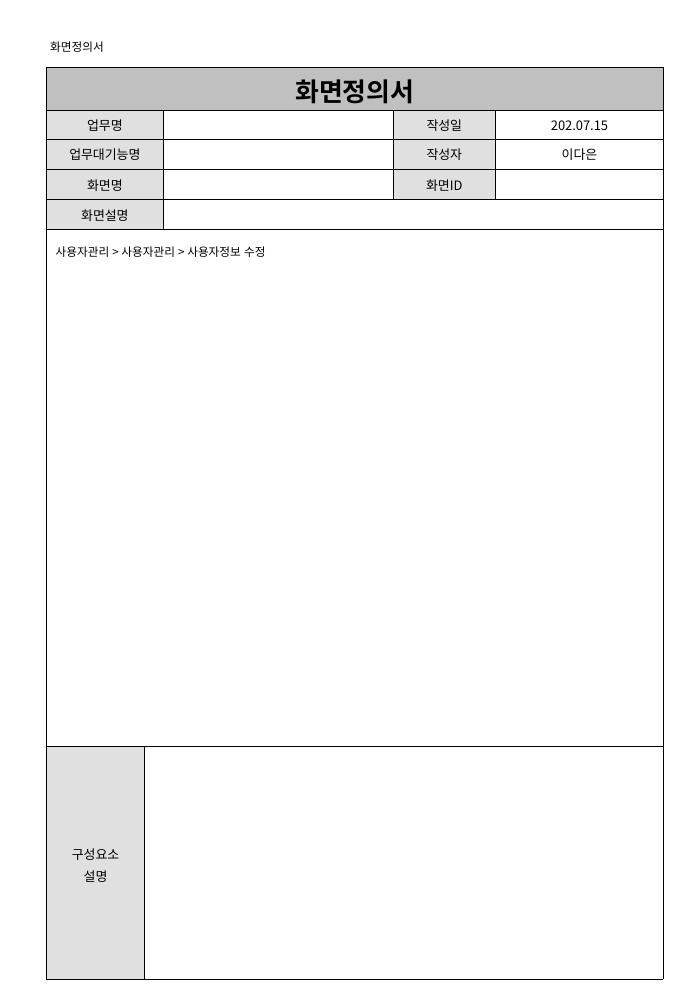
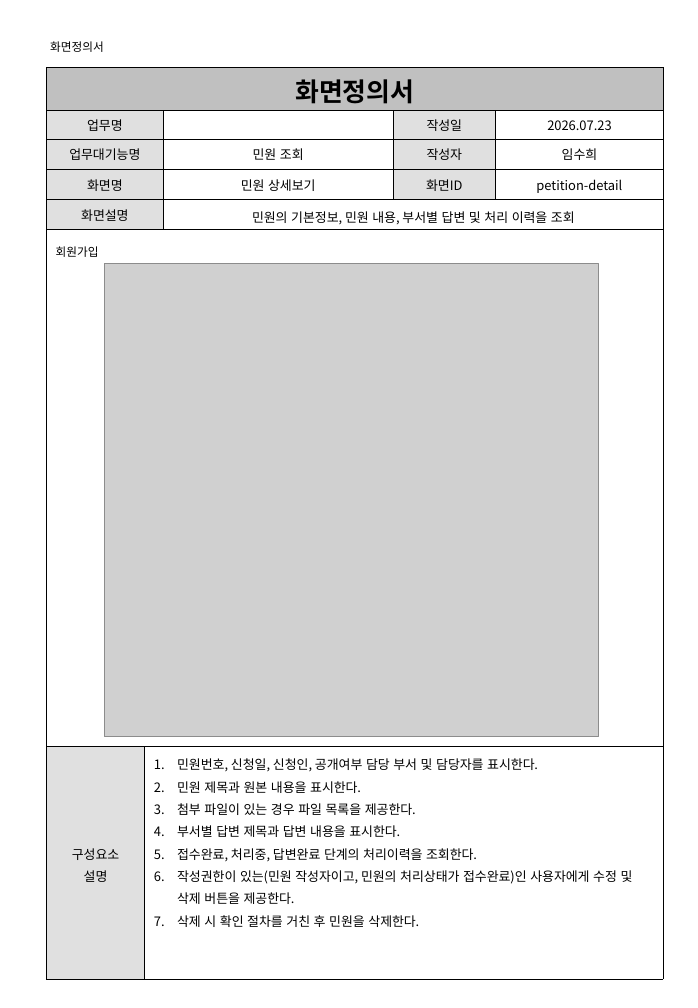
Before and after one commit to shintra0070-commits/PROJECT, a slide deck: slide 6 of 민원 업무 자동화 플랫폼/PROJECT/산출물/03_화면정의서.ppt (slide 18 before the commit). Drawn at 698x1008 pixels with LibreOffice and Linux fonts; fonts in the diff are those of the drawing; grey boxes stand for pictures. Boxes give left, top, right and bottom in pixels: in the first picture for what was removed or moved away, otherwise in the second. Text is boxed around its words. In the diff, an @@ line names an element or a change of style, - is before the commit and + after.

Commit message:
민원 업무 자동화 플랫폼

```diff
--- a/민원 업무 자동화 플랫폼/PROJECT/산출물/03_화면정의서.ppt
+++ b/민원 업무 자동화 플랫폼/PROJECT/산출물/03_화면정의서.ppt
@@ table at bbox=[47, 67, 664, 979] @@
-row 2, column 5: 202.07.15
+row 2, column 5: 2026.07.23
-row 3, column 3: 
+row 3, column 3: 민원 조회
-row 3, column 5: 이다은
+row 3, column 5: 임수희
-row 4, column 3: 
+row 4, column 3: 민원 상세보기
-row 4, column 5: 
+row 4, column 5: petition-detail
-row 5, column 3: 
+row 5, column 3: 민원의 기본정보, 민원 내용, 부서별 답변 및 처리 이력을 조회
-row 7, column 2: 
+row 7, column 2: 민원번호, 신청일, 신청인, 공개여부 담당 부서 및 담당자를 표시한다. / 민원 제목과 원본 내용을 표시한다. / 첨부 파일이 있는 경우 파일 목록을 제공한다. / 부서별 답변 제목과 답변 내용을 표시한다. / 접수완료, 처리중, 답변완료 단계의 처리이력을 조회한다. / 작성권한이 있는(민원 작성자이고, 민원의 처리상태가 접수완료)인 사용자에게 수정 및 삭제 버튼을 제공한다. / 삭제 시 확인 절차를 거친 후 민원을 삭제한다.
@@ text at bbox=[56, 246, 99, 257]: text changed @@
-사용자관리 > 사용자관리 > 사용자정보 수정
+회원가입
@@ picture added at bbox=[104, 263, 598, 737] @@
```
Also in this commit, not shown: 17 other slides changed, 2 slides added, 7 slides removed.
